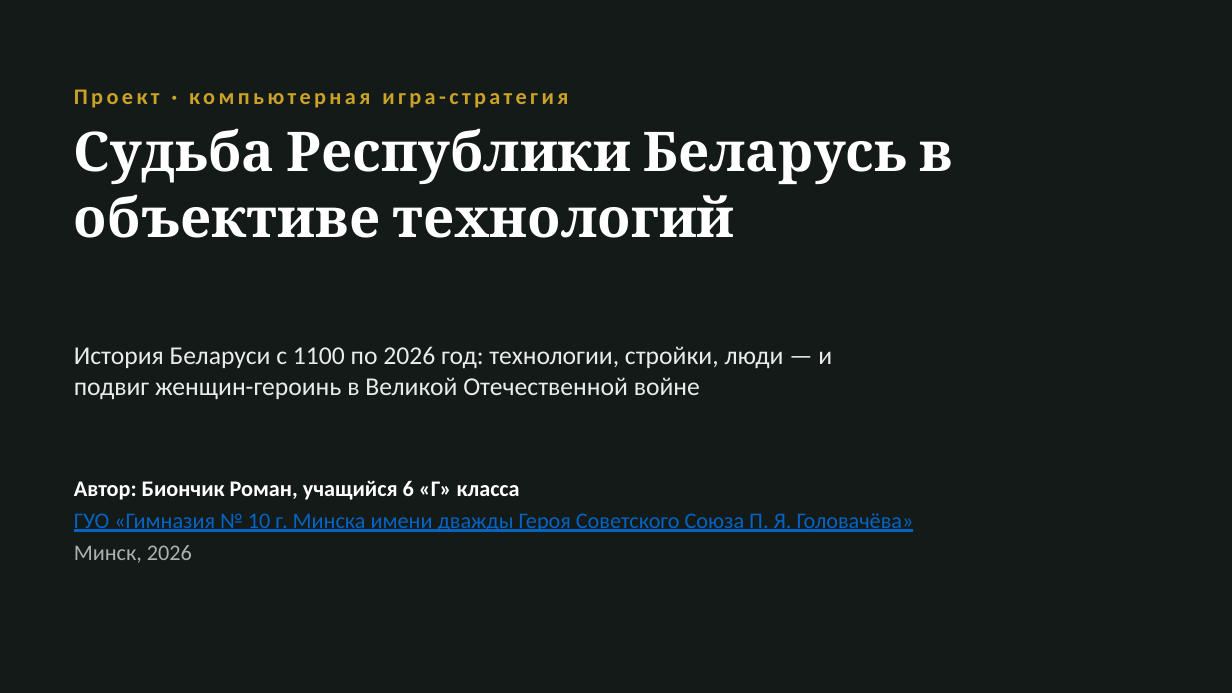
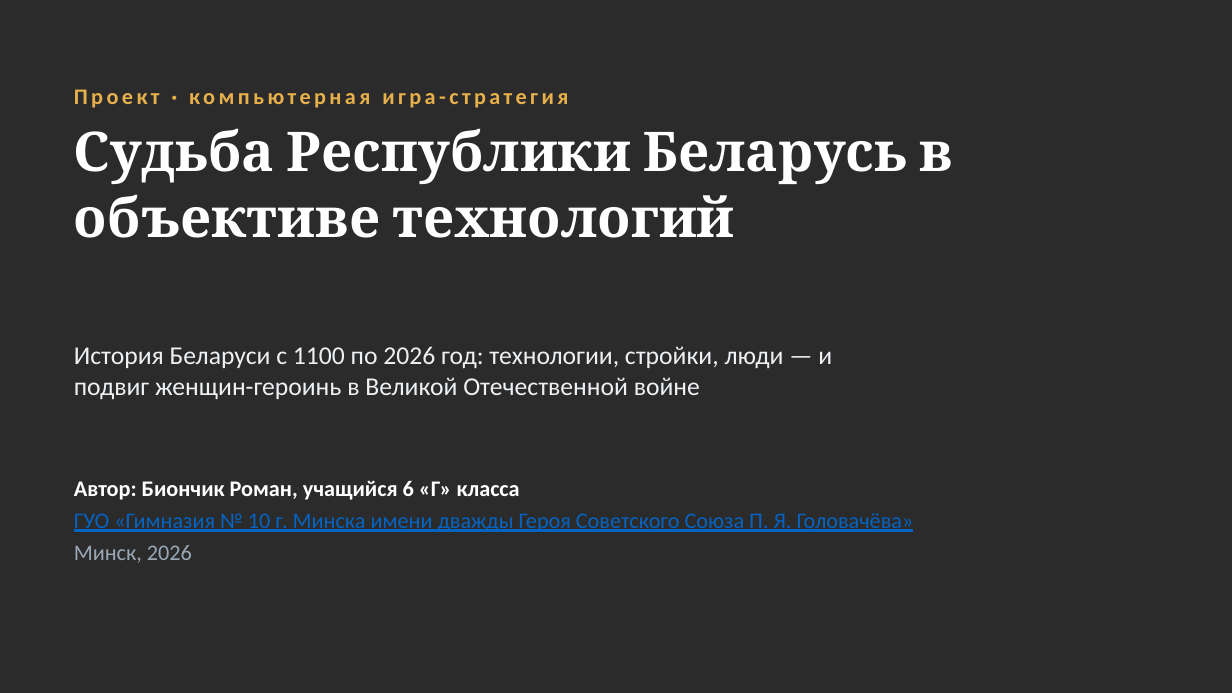
Before and after one commit to rteaminfo1-source/xy-, a slide deck: slide 1 of belarus-game/docs/Презентация - Судьба Республики Беларусь.pptx. Drawn at 1232x693 pixels with LibreOffice and Linux fonts; fonts in the diff are those of the drawing; background and template pictures are left out; a plain dark background stands for a picture behind light text. Boxes give left, top, right and bottom in pixels: in the first picture for what was removed or moved away, otherwise in the second. Text is boxed around its words. In the diff, an @@ line names an element or a change of style, - is before the commit and + after.

```diff
--- a/belarus-game/docs/Презентация - Судьба Республики Беларусь.pptx
+++ b/belarus-game/docs/Презентация - Судьба Республики Беларусь.pptx
@@ rectangle removed at [0, 0, 1232, 692] @@
@@ rectangle removed at [0, 0, 986, 692] @@
@@ text "Проект · компьютерная игра-стратегия" at [74, 89, 568, 108]: text colour #C9A227 to #E8B04B @@
@@ text "История Беларуси с 1100 по ..." at [74, 346, 832, 399]: text colour #E8ECEA to #EEF1F4 @@
@@ text at [74, 545, 192, 563]: text colour #A9B4AE to #9AA8B6 in "Минск, 2026" @@
```
Also in this commit, not shown: 21 other slides changed, 2 other files.
